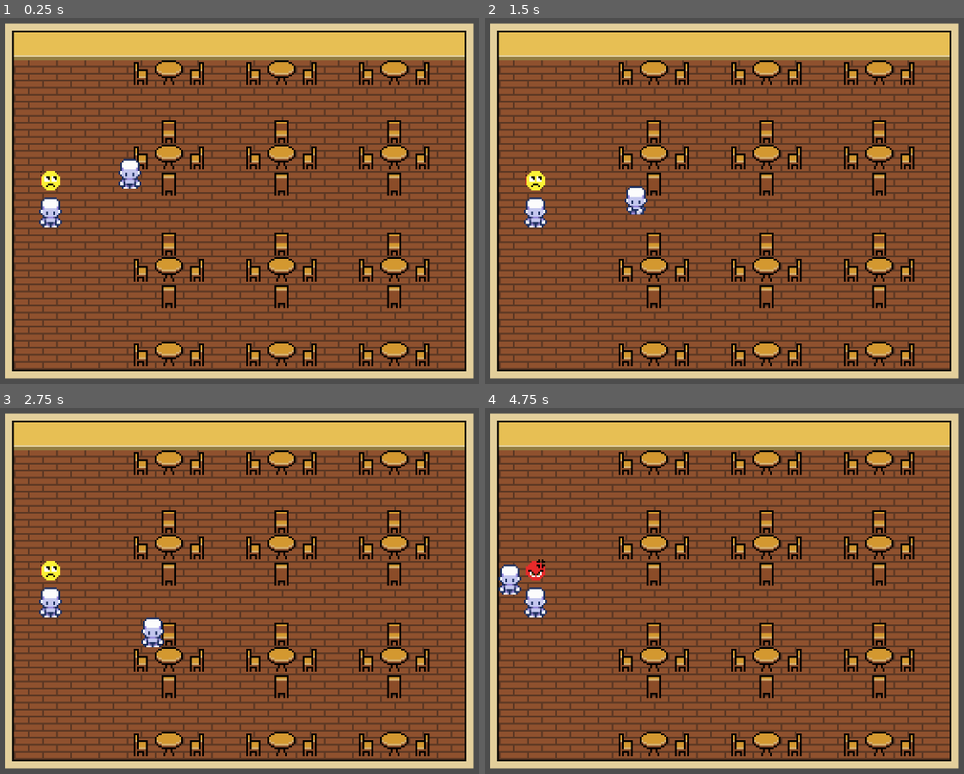
Above: before the commit, frames 1-4 (two rows, left to right).
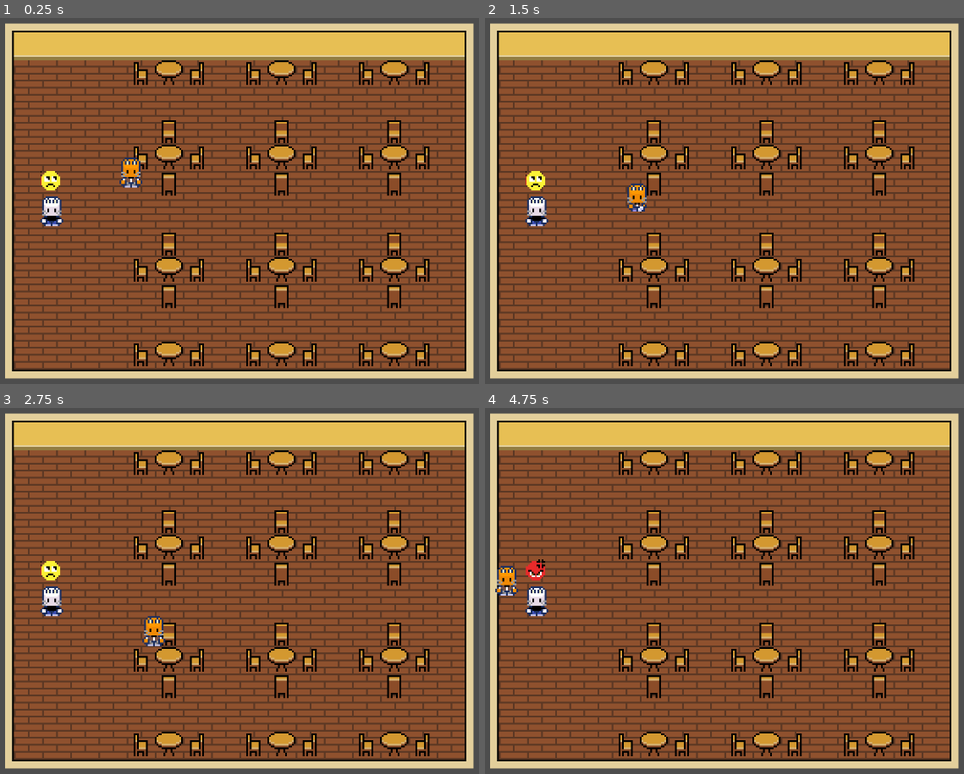
Above: after the commit, the same moments.

Repository: Jyrou/BrackeysJAM
Game: Godot game, scene res://CenaInicial.tscn
Same seed, same stepped clock (60 frames per second), same inputs: the game is played once before the commit and once after it.
Inputs:
- Up to frame 1 (0.25 s): no input
- Up to frame 2 (1.5 s): tap Enter at 0.5 s; hold D (right) 0.53-1.28 s; tap Shift (run) at 0.6, 1.35 s; tap Space at 1.25 s; hold S (down) from 1.28 s (still down)
- Up to frame 3 (2.75 s): release S (down) at 2.03 s; hold D (right) from 2.03 s (still down); tap Shift (run) at 2.1 s
- Up to frame 4 (4.75 s): tap Enter at 2.75 s; release D (right) at 2.78 s; hold W (up) 2.78-3.53 s; tap Shift (run) at 2.85, 3.6, 4.35 s; hold A (left) from 3.53 s (still down)

The runs differ from the first frame. In frame 1, 0.7% of the frame differs, in the area x 8-30%, y 38-58%; in frame 2, 0.6%; in frame 3, 0.7%; in frame 4, 0.7%, in the area x 2-14%, y 42-58%.

Commit message:
Muda Sprite do personagem e do NPC e coloca animações e script pra movimento na diagonal poder ocorrer

Diff:
--- a/Projeto/CenaInicial.tscn
+++ b/Projeto/CenaInicial.tscn
@@ -1,76 +1,109 @@
-[gd_scene load_steps=20 format=4 uid="uid://bwitmp6xwb65y"]
+[gd_scene load_steps=29 format=4 uid="uid://bwitmp6xwb65y"]
 
 [ext_resource type="Script" path="res://Script/playerScript.gd" id="1_35msx"]
-[ext_resource type="Texture2D" uid="uid://hya4h5xcxmkn" path="res://Sprites/Player_placeholder.png" id="1_se4kf"]
 [ext_resource type="TileSet" uid="uid://bortlou72jjgl" path="res://Tileset_PLACEHOLDER.tres" id="2_a7rvq"]
+[ext_resource type="Texture2D" uid="uid://dhbsp6dkwtdfc" path="res://Sprites/PlayerCat.png" id="2_ybuuu"]
+[ext_resource type="Texture2D" uid="uid://t720pnf4k1f8" path="res://Sprites/PlayerCat2.png" id="3_lhyjl"]
 [ext_resource type="PackedScene" uid="uid://bgb2tbp0tk0te" path="res://Scenes/NPC.tscn" id="4_yyk3m"]
 
-[sub_resource type="AtlasTexture" id="AtlasTexture_kmkcb"]
-atlas = ExtResource("1_se4kf")
-region = Rect2(256, 0, 32, 32)
-
-[sub_resource type="AtlasTexture" id="AtlasTexture_y7o0i"]
-atlas = ExtResource("1_se4kf")
-region = Rect2(288, 0, 32, 32)
-
-[sub_resource type="AtlasTexture" id="AtlasTexture_l8abs"]
-atlas = ExtResource("1_se4kf")
-region = Rect2(320, 0, 32, 32)
-
-[sub_resource type="AtlasTexture" id="AtlasTexture_uq56c"]
-atlas = ExtResource("1_se4kf")
-region = Rect2(352, 0, 32, 32)
-
-[sub_resource type="AtlasTexture" id="AtlasTexture_f1r6i"]
-atlas = ExtResource("1_se4kf")
-region = Rect2(256, 0, 32, 32)
-
-[sub_resource type="AtlasTexture" id="AtlasTexture_rai1m"]
-atlas = ExtResource("1_se4kf")
-region = Rect2(128, 0, 32, 32)
-
-[sub_resource type="AtlasTexture" id="AtlasTexture_ydtx7"]
-atlas = ExtResource("1_se4kf")
-region = Rect2(160, 0, 32, 32)
-
-[sub_resource type="AtlasTexture" id="AtlasTexture_0k4lo"]
-atlas = ExtResource("1_se4kf")
-region = Rect2(192, 0, 32, 32)
-
-[sub_resource type="AtlasTexture" id="AtlasTexture_lb6uv"]
-atlas = ExtResource("1_se4kf")
-region = Rect2(224, 0, 32, 32)
-
-[sub_resource type="AtlasTexture" id="AtlasTexture_q5hie"]
-atlas = ExtResource("1_se4kf")
-region = Rect2(0, 0, 32, 32)
-
-[sub_resource type="AtlasTexture" id="AtlasTexture_we3xj"]
-atlas = ExtResource("1_se4kf")
-region = Rect2(32, 0, 32, 32)
-
-[sub_resource type="AtlasTexture" id="AtlasTexture_7nj0v"]
-atlas = ExtResource("1_se4kf")
-region = Rect2(64, 0, 32, 32)
-
-[sub_resource type="AtlasTexture" id="AtlasTexture_psj18"]
-atlas = ExtResource("1_se4kf")
-region = Rect2(96, 0, 32, 32)
+[sub_resource type="AtlasTexture" id="AtlasTexture_u0jhl"]
+atlas = ExtResource("2_ybuuu")
+region = Rect2(0, 0, 25, 25)
+
+[sub_resource type="AtlasTexture" id="AtlasTexture_8oun6"]
+atlas = ExtResource("2_ybuuu")
+region = Rect2(125, 0, 25, 25)
+
+[sub_resource type="AtlasTexture" id="AtlasTexture_assen"]
+atlas = ExtResource("2_ybuuu")
+region = Rect2(0, 0, 25, 25)
+
+[sub_resource type="AtlasTexture" id="AtlasTexture_vpa6m"]
+atlas = ExtResource("2_ybuuu")
+region = Rect2(325, 0, 25, 25)
+
+[sub_resource type="AtlasTexture" id="AtlasTexture_egiye"]
+atlas = ExtResource("3_lhyjl")
+region = Rect2(100, 0, 25, 25)
+
+[sub_resource type="AtlasTexture" id="AtlasTexture_dw8q3"]
+atlas = ExtResource("2_ybuuu")
+region = Rect2(350, 0, 25, 25)
+
+[sub_resource type="AtlasTexture" id="AtlasTexture_tussl"]
+atlas = ExtResource("3_lhyjl")
+region = Rect2(100, 0, 25, 25)
+
+[sub_resource type="AtlasTexture" id="AtlasTexture_1xqv4"]
+atlas = ExtResource("2_ybuuu")
+region = Rect2(350, 0, 25, 25)
+
+[sub_resource type="AtlasTexture" id="AtlasTexture_dmj58"]
+atlas = ExtResource("2_ybuuu")
+region = Rect2(0, 0, 25, 25)
+
+[sub_resource type="AtlasTexture" id="AtlasTexture_hybk8"]
+atlas = ExtResource("3_lhyjl")
+region = Rect2(50, 0, 25, 25)
+
+[sub_resource type="AtlasTexture" id="AtlasTexture_m6b5c"]
+atlas = ExtResource("2_ybuuu")
+region = Rect2(75, 0, 25, 25)
+
+[sub_resource type="AtlasTexture" id="AtlasTexture_hkl3x"]
+atlas = ExtResource("3_lhyjl")
+region = Rect2(50, 0, 25, 25)
+
+[sub_resource type="AtlasTexture" id="AtlasTexture_e2gek"]
+atlas = ExtResource("2_ybuuu")
+region = Rect2(75, 0, 25, 25)
+
+[sub_resource type="AtlasTexture" id="AtlasTexture_facao"]
+atlas = ExtResource("3_lhyjl")
+region = Rect2(0, 0, 25, 25)
+
+[sub_resource type="AtlasTexture" id="AtlasTexture_pxcxv"]
+atlas = ExtResource("2_ybuuu")
+region = Rect2(25, 0, 25, 25)
+
+[sub_resource type="AtlasTexture" id="AtlasTexture_1886s"]
+atlas = ExtResource("3_lhyjl")
+region = Rect2(0, 0, 25, 25)
+
+[sub_resource type="AtlasTexture" id="AtlasTexture_6n80d"]
+atlas = ExtResource("2_ybuuu")
+region = Rect2(50, 0, 25, 25)
+
+[sub_resource type="AtlasTexture" id="AtlasTexture_7pr14"]
+atlas = ExtResource("3_lhyjl")
+region = Rect2(150, 0, 25, 25)
+
+[sub_resource type="AtlasTexture" id="AtlasTexture_2u3jj"]
+atlas = ExtResource("2_ybuuu")
+region = Rect2(200, 0, 25, 25)
+
+[sub_resource type="AtlasTexture" id="AtlasTexture_wf0bj"]
+atlas = ExtResource("3_lhyjl")
+region = Rect2(150, 0, 25, 25)
+
+[sub_resource type="AtlasTexture" id="AtlasTexture_nu3bf"]
+atlas = ExtResource("2_ybuuu")
+region = Rect2(200, 0, 25, 25)
 
 [sub_resource type="SpriteFrames" id="SpriteFrames_2l25y"]
 animations = [{
 "frames": [{
 "duration": 1.0,
-"texture": SubResource("AtlasTexture_kmkcb")
-}, {
-"duration": 1.0,
-"texture": SubResource("AtlasTexture_y7o0i")
-}, {
-"duration": 1.0,
-"texture": SubResource("AtlasTexture_l8abs")
-}, {
-"duration": 1.0,
-"texture": SubResource("AtlasTexture_uq56c")
+"texture": SubResource("AtlasTexture_u0jhl")
+}, {
+"duration": 1.0,
+"texture": SubResource("AtlasTexture_8oun6")
+}, {
+"duration": 1.0,
+"texture": SubResource("AtlasTexture_assen")
+}, {
+"duration": 1.0,
+"texture": SubResource("AtlasTexture_vpa6m")
 }],
 "loop": true,
 "name": &"down",
@@ -78,7 +111,24 @@
 }, {
 "frames": [{
 "duration": 1.0,
-"texture": SubResource("AtlasTexture_f1r6i")
+"texture": SubResource("AtlasTexture_egiye")
+}, {
+"duration": 1.0,
+"texture": SubResource("AtlasTexture_dw8q3")
+}, {
+"duration": 1.0,
+"texture": SubResource("AtlasTexture_tussl")
+}, {
+"duration": 1.0,
+"texture": SubResource("AtlasTexture_1xqv4")
+}],
+"loop": true,
+"name": &"downDiagonal",
+"speed": 5.0
+}, {
+"frames": [{
+"duration": 1.0,
+"texture": SubResource("AtlasTexture_dmj58")
 }],
 "loop": false,
 "name": &"idleDown",
@@ -86,16 +136,16 @@
 }, {
 "frames": [{
 "duration": 1.0,
-"texture": SubResource("AtlasTexture_rai1m")
-}, {
-"duration": 1.0,
-"texture": SubResource("AtlasTexture_ydtx7")
-}, {
-"duration": 1.0,
-"texture": SubResource("AtlasTexture_0k4lo")
-}, {
-"duration": 1.0,
-"texture": SubResource("AtlasTexture_lb6uv")
+"texture": SubResource("AtlasTexture_hybk8")
+}, {
+"duration": 1.0,
+"texture": SubResource("AtlasTexture_m6b5c")
+}, {
+"duration": 1.0,
+"texture": SubResource("AtlasTexture_hkl3x")
+}, {
+"duration": 1.0,
+"texture": SubResource("AtlasTexture_e2gek")
 }],
 "loop": true,
 "name": &"side",
@@ -103,24 +153,41 @@
 }, {
 "frames": [{
 "duration": 1.0,
-"texture": SubResource("AtlasTexture_q5hie")
-}, {
-"duration": 1.0,
-"texture": SubResource("AtlasTexture_we3xj")
-}, {
-"duration": 1.0,
-"texture": SubResource("AtlasTexture_7nj0v")
-}, {
-"duration": 1.0,
-"texture": SubResource("AtlasTexture_psj18")
+"texture": SubResource("AtlasTexture_facao")
+}, {
+"duration": 1.0,
+"texture": SubResource("AtlasTexture_pxcxv")
+}, {
+"duration": 1.0,
+"texture": SubResource("AtlasTexture_1886s")
+}, {
+"duration": 1.0,
+"texture": SubResource("AtlasTexture_6n80d")
 }],
 "loop": true,
 "name": &"up",
 "speed": 8.0
+}, {
+"frames": [{
+"duration": 1.0,
+"texture": SubResource("AtlasTexture_7pr14")
+}, {
+"duration": 1.0,
+"texture": SubResource("AtlasTexture_2u3jj")
+}, {
+"duration": 1.0,
+"texture": SubResource("AtlasTexture_wf0bj")
+}, {
+"duration": 1.0,
+"texture": SubResource("AtlasTexture_nu3bf")
+}],
+"loop": true,
+"name": &"upDiagonal",
+"speed": 5.0
 }]
 
 [sub_resource type="RectangleShape2D" id="RectangleShape2D_mcdaq"]
-size = Vector2(10, 5)
+size = Vector2(9, 6)
 
 [node name="Node2D" type="Node2D"]
 y_sort_enabled = true
@@ -133,11 +200,11 @@
 
 [node name="AnimatedSprite2D" type="AnimatedSprite2D" parent="CharacterBody2D"]
 sprite_frames = SubResource("SpriteFrames_2l25y")
-animation = &"up"
+animation = &"idleDown"
 offset = Vector2(0.5, 0)
 
 [node name="CollisionShape2D" type="CollisionShape2D" parent="CharacterBody2D"]
-position = Vector2(0, 6.5)
+position = Vector2(0.5, 6)
 shape = SubResource("RectangleShape2D_mcdaq")
 
 [node name="Chao" type="TileMapLayer" parent="."]
--- a/Projeto/Scenes/NPC.tscn
+++ b/Projeto/Scenes/NPC.tscn
@@ -1,75 +1,108 @@
-[gd_scene load_steps=18 format=3 uid="uid://bgb2tbp0tk0te"]
+[gd_scene load_steps=27 format=3 uid="uid://bgb2tbp0tk0te"]
 
 [ext_resource type="Script" path="res://Script/NPC.gd" id="1_5rbn8"]
-[ext_resource type="Texture2D" uid="uid://hya4h5xcxmkn" path="res://Sprites/Player_placeholder.png" id="1_mbw1s"]
 [ext_resource type="Texture2D" uid="uid://0m7pupwi8w0n" path="res://Sprites/EmojiClientes.png" id="2_5bxm8"]
-
-[sub_resource type="AtlasTexture" id="AtlasTexture_kmkcb"]
-atlas = ExtResource("1_mbw1s")
-region = Rect2(256, 0, 32, 32)
-
-[sub_resource type="AtlasTexture" id="AtlasTexture_y7o0i"]
-atlas = ExtResource("1_mbw1s")
-region = Rect2(288, 0, 32, 32)
-
-[sub_resource type="AtlasTexture" id="AtlasTexture_l8abs"]
-atlas = ExtResource("1_mbw1s")
-region = Rect2(320, 0, 32, 32)
-
-[sub_resource type="AtlasTexture" id="AtlasTexture_uq56c"]
-atlas = ExtResource("1_mbw1s")
-region = Rect2(352, 0, 32, 32)
-
-[sub_resource type="AtlasTexture" id="AtlasTexture_q5hie"]
-atlas = ExtResource("1_mbw1s")
-region = Rect2(0, 0, 32, 32)
-
-[sub_resource type="AtlasTexture" id="AtlasTexture_we3xj"]
-atlas = ExtResource("1_mbw1s")
-region = Rect2(32, 0, 32, 32)
-
-[sub_resource type="AtlasTexture" id="AtlasTexture_7nj0v"]
-atlas = ExtResource("1_mbw1s")
-region = Rect2(64, 0, 32, 32)
-
-[sub_resource type="AtlasTexture" id="AtlasTexture_psj18"]
-atlas = ExtResource("1_mbw1s")
-region = Rect2(96, 0, 32, 32)
-
-[sub_resource type="AtlasTexture" id="AtlasTexture_f1r6i"]
-atlas = ExtResource("1_mbw1s")
-region = Rect2(256, 0, 32, 32)
-
-[sub_resource type="AtlasTexture" id="AtlasTexture_rai1m"]
-atlas = ExtResource("1_mbw1s")
-region = Rect2(128, 0, 32, 32)
-
-[sub_resource type="AtlasTexture" id="AtlasTexture_ydtx7"]
-atlas = ExtResource("1_mbw1s")
-region = Rect2(160, 0, 32, 32)
-
-[sub_resource type="AtlasTexture" id="AtlasTexture_0k4lo"]
-atlas = ExtResource("1_mbw1s")
-region = Rect2(192, 0, 32, 32)
-
-[sub_resource type="AtlasTexture" id="AtlasTexture_lb6uv"]
-atlas = ExtResource("1_mbw1s")
-region = Rect2(224, 0, 32, 32)
+[ext_resource type="Texture2D" uid="uid://00fjcsx72ao5" path="res://Sprites/CatNPC2.png" id="3_8mcbj"]
+[ext_resource type="Texture2D" uid="uid://dvkd1twnrqjoe" path="res://Sprites/CatNPC.png" id="4_frgm6"]
+
+[sub_resource type="AtlasTexture" id="AtlasTexture_4wdre"]
+atlas = ExtResource("4_frgm6")
+region = Rect2(0, 0, 25, 25)
+
+[sub_resource type="AtlasTexture" id="AtlasTexture_ucqyg"]
+atlas = ExtResource("4_frgm6")
+region = Rect2(125, 0, 25, 25)
+
+[sub_resource type="AtlasTexture" id="AtlasTexture_lqhxf"]
+atlas = ExtResource("4_frgm6")
+region = Rect2(0, 0, 25, 25)
+
+[sub_resource type="AtlasTexture" id="AtlasTexture_6onwp"]
+atlas = ExtResource("4_frgm6")
+region = Rect2(325, 0, 25, 25)
+
+[sub_resource type="AtlasTexture" id="AtlasTexture_kikbd"]
+atlas = ExtResource("3_8mcbj")
+region = Rect2(0, 0, 25, 25)
+
+[sub_resource type="AtlasTexture" id="AtlasTexture_2opib"]
+atlas = ExtResource("4_frgm6")
+region = Rect2(25, 0, 25, 25)
+
+[sub_resource type="AtlasTexture" id="AtlasTexture_5xaij"]
+atlas = ExtResource("3_8mcbj")
+region = Rect2(0, 0, 25, 25)
+
+[sub_resource type="AtlasTexture" id="AtlasTexture_iob74"]
+atlas = ExtResource("4_frgm6")
+region = Rect2(50, 0, 25, 25)
+
+[sub_resource type="AtlasTexture" id="AtlasTexture_c670v"]
+atlas = ExtResource("4_frgm6")
+region = Rect2(0, 0, 25, 25)
+
+[sub_resource type="AtlasTexture" id="AtlasTexture_f3j3i"]
+atlas = ExtResource("3_8mcbj")
+region = Rect2(50, 0, 25, 25)
+
+[sub_resource type="AtlasTexture" id="AtlasTexture_mrlft"]
+atlas = ExtResource("4_frgm6")
+region = Rect2(75, 0, 25, 25)
+
+[sub_resource type="AtlasTexture" id="AtlasTexture_jpmli"]
+atlas = ExtResource("3_8mcbj")
+region = Rect2(50, 0, 25, 25)
+
+[sub_resource type="AtlasTexture" id="AtlasTexture_sp01v"]
+atlas = ExtResource("4_frgm6")
+region = Rect2(75, 0, 25, 25)
+
+[sub_resource type="AtlasTexture" id="AtlasTexture_c5r1l"]
+atlas = ExtResource("3_8mcbj")
+region = Rect2(150, 0, 25, 25)
+
+[sub_resource type="AtlasTexture" id="AtlasTexture_2v7v2"]
+atlas = ExtResource("4_frgm6")
+region = Rect2(200, 0, 25, 25)
+
+[sub_resource type="AtlasTexture" id="AtlasTexture_f3mee"]
+atlas = ExtResource("3_8mcbj")
+region = Rect2(150, 0, 25, 25)
+
+[sub_resource type="AtlasTexture" id="AtlasTexture_cdvye"]
+atlas = ExtResource("4_frgm6")
+region = Rect2(200, 0, 25, 25)
+
+[sub_resource type="AtlasTexture" id="AtlasTexture_qrd7l"]
+atlas = ExtResource("4_frgm6")
+region = Rect2(350, 0, 25, 25)
+
+[sub_resource type="AtlasTexture" id="AtlasTexture_rkjx0"]
+atlas = ExtResource("3_8mcbj")
+region = Rect2(100, 0, 25, 25)
+
+[sub_resource type="AtlasTexture" id="AtlasTexture_ghu7v"]
+atlas = ExtResource("4_frgm6")
+region = Rect2(350, 0, 25, 25)
+
+[sub_resource type="AtlasTexture" id="AtlasTexture_0x8rf"]
+atlas = ExtResource("3_8mcbj")
+region = Rect2(100, 0, 25, 25)
 
 [sub_resource type="SpriteFrames" id="SpriteFrames_8pcak"]
 animations = [{
 "frames": [{
 "duration": 1.0,
-"texture": SubResource("AtlasTexture_kmkcb")
-}, {
-"duration": 1.0,
-"texture": SubResource("AtlasTexture_y7o0i")
-}, {
-"duration": 1.0,
-"texture": SubResource("AtlasTexture_l8abs")
-}, {
-"duration": 1.0,
-"texture": SubResource("AtlasTexture_uq56c")
+"texture": SubResource("AtlasTexture_4wdre")
+}, {
+"duration": 1.0,
+"texture": SubResource("AtlasTexture_ucqyg")
+}, {
+"duration": 1.0,
+"texture": SubResource("AtlasTexture_lqhxf")
+}, {
+"duration": 1.0,
+"texture": SubResource("AtlasTexture_6onwp")
 }],
 "loop": true,
 "name": &"Baixo",
@@ -77,16 +110,16 @@
 }, {
 "frames": [{
 "duration": 1.0,
-"texture": SubResource("AtlasTexture_q5hie")
-}, {
-"duration": 1.0,
-"texture": SubResource("AtlasTexture_we3xj")
-}, {
-"duration": 1.0,
-"texture": SubResource("AtlasTexture_7nj0v")
-}, {
-"duration": 1.0,
-"texture": SubResource("AtlasTexture_psj18")
+"texture": SubResource("AtlasTexture_kikbd")
+}, {
+"duration": 1.0,
+"texture": SubResource("AtlasTexture_2opib")
+}, {
+"duration": 1.0,
+"texture": SubResource("AtlasTexture_5xaij")
+}, {
+"duration": 1.0,
+"texture": SubResource("AtlasTexture_iob74")
 }],
 "loop": true,
 "name": &"Cima",
@@ -94,7 +127,7 @@
 }, {
 "frames": [{
 "duration": 1.0,
-"texture": SubResource("AtlasTexture_f1r6i")
+"texture": SubResource("AtlasTexture_c670v")
 }],
 "loop": false,
 "name": &"Idle",
@@ -102,20 +135,54 @@
 }, {
 "frames": [{
 "duration": 1.0,
-"texture": SubResource("AtlasTexture_rai1m")
-}, {
-"duration": 1.0,
-"texture": SubResource("AtlasTexture_ydtx7")
-}, {
-"duration": 1.0,
-"texture": SubResource("AtlasTexture_0k4lo")
-}, {
-"duration": 1.0,
-"texture": SubResource("AtlasTexture_lb6uv")
+"texture": SubResource("AtlasTexture_f3j3i")
+}, {
+"duration": 1.0,
+"texture": SubResource("AtlasTexture_mrlft")
+}, {
+"duration": 1.0,
+"texture": SubResource("AtlasTexture_jpmli")
+}, {
+"duration": 1.0,
+"texture": SubResource("AtlasTexture_sp01v")
 }],
 "loop": true,
 "name": &"Lado",
 "speed": 8.0
+}, {
+"frames": [{
+"duration": 1.0,
+"texture": SubResource("AtlasTexture_c5r1l")
+}, {
+"duration": 1.0,
+"texture": SubResource("AtlasTexture_2v7v2")
+}, {
+"duration": 1.0,
+"texture": SubResource("AtlasTexture_f3mee")
+}, {
+"duration": 1.0,
+"texture": SubResource("AtlasTexture_cdvye")
+}],
+"loop": true,
+"name": &"downDiagonal",
+"speed": 5.0
+}, {
+"frames": [{
+"duration": 1.0,
+"texture": SubResource("AtlasTexture_qrd7l")
+}, {
+"duration": 1.0,
+"texture": SubResource("AtlasTexture_rkjx0")
+}, {
+"duration": 1.0,
+"texture": SubResource("AtlasTexture_ghu7v")
+}, {
+"duration": 1.0,
+"texture": SubResource("AtlasTexture_0x8rf")
+}],
+"loop": true,
+"name": &"upDiagonal",
+"speed": 5.0
 }]
 
 [node name="NPC" type="Area2D"]
--- a/Projeto/Script/playerScript.gd
+++ b/Projeto/Script/playerScript.gd
@@ -20,10 +20,14 @@
 	var x_direction = Input.get_action_strength("right") - Input.get_action_strength("left")
 	var y_direction = Input.get_action_strength("down") - Input.get_action_strength("up")
 
-	if x_direction != 0:
-		directionVector = Vector2(x_direction, 0)
-	elif y_direction != 0:
-		directionVector = Vector2(0, y_direction)
+	#if x_direction != 0:
+	#	directionVector = Vector2(x_direction, 0)
+	#elif y_direction != 0:
+	#	directionVector = Vector2(0, y_direction)
+	#else:
+	#	directionVector = Vector2.ZERO
+	if x_direction !=0 or y_direction != 0:
+		directionVector = Vector2(x_direction,y_direction)
 	else:
 		directionVector = Vector2.ZERO
 
@@ -31,7 +35,19 @@
 	move_and_slide()
 
 func update_animation():
-	if velocity.y < 0:
+	if velocity.y<0 and velocity.x<0:
+		animation = "upDiagonal"
+		animatedSprite.flip_h = false
+	elif velocity.y<0 and velocity.x>0:
+		animation = "upDiagonal"
+		animatedSprite.flip_h = true
+	elif velocity.y>0 and velocity.x<0:
+		animation = "downDiagonal"
+		animatedSprite.flip_h = false
+	elif velocity.y>0 and velocity.x>0:
+		animation = "downDiagonal"
+		animatedSprite.flip_h = true
+	elif velocity.y < 0:
 		animation = "up"
 	elif velocity.y > 0:
 		animation = "down"
--- a/Projeto/project.godot
+++ b/Projeto/project.godot
@@ -50,6 +50,11 @@
 "events": [Object(InputEventKey,"resource_local_to_scene":false,"resource_name":"","device":-1,"window_id":0,"alt_press …(195 unchanged characters)…
 ]
 }
+holdPlate={
+"deadzone": 0.5,
+"events": [Object(InputEventKey,"resource_local_to_scene":false,"resource_name":"","device":0,"window_id":0,"alt_pressed":false,"shift_pressed":false,"ctrl_pressed":false,"meta_pressed":false,"pressed":false,"keycode":0,"physical_keycode":32,"key_label":0,"unicode":0,"location":0,"echo":false,"script":null)
+]
+}
 
 [rendering]
 
Binary file added: Projeto/PlayerCat.png
Not shown, added: Projeto/PlayerCat.png.import
Binary file added: Projeto/PlayerCat2.png
Not shown, added: Projeto/PlayerCat2.png.import
Binary file added: Projeto/Sprites/CatNPC.png
Not shown, added: Projeto/Sprites/CatNPC.png.import
Binary file added: Projeto/Sprites/CatNPC2.png
Not shown, added: Projeto/Sprites/CatNPC2.png.import
Binary file added: Projeto/Sprites/PlayerCat.png
Not shown, added: Projeto/Sprites/PlayerCat.png.import
Binary file added: Projeto/Sprites/PlayerCat2.png
Not shown, added: Projeto/Sprites/PlayerCat2.png.import
